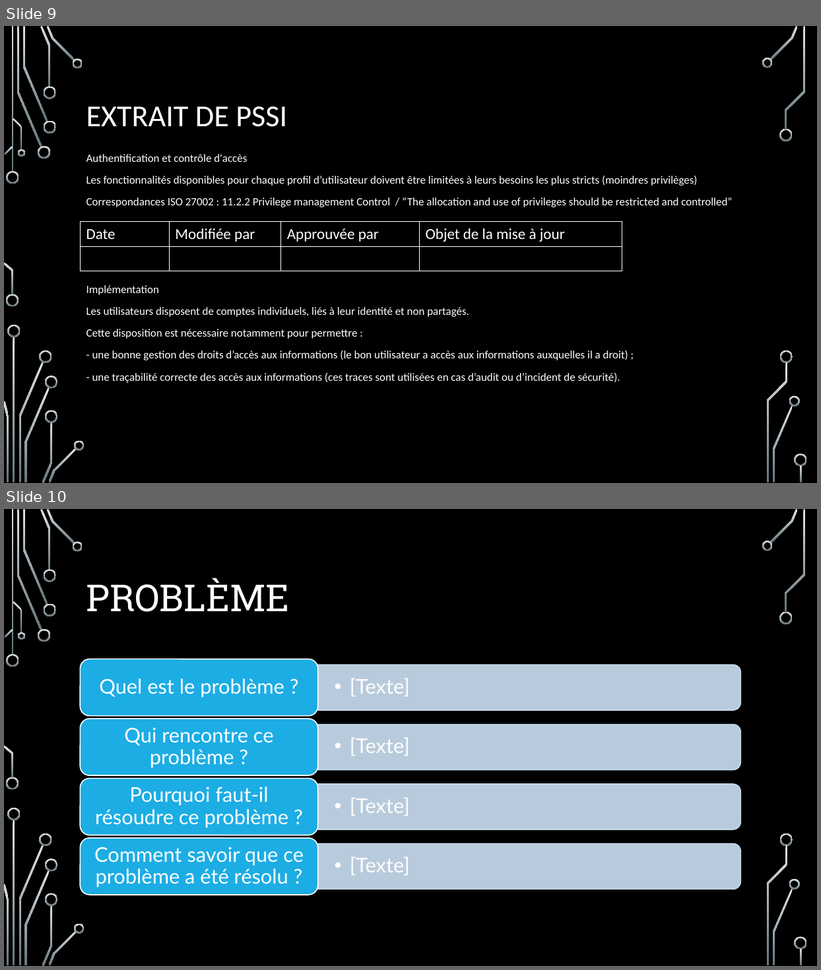
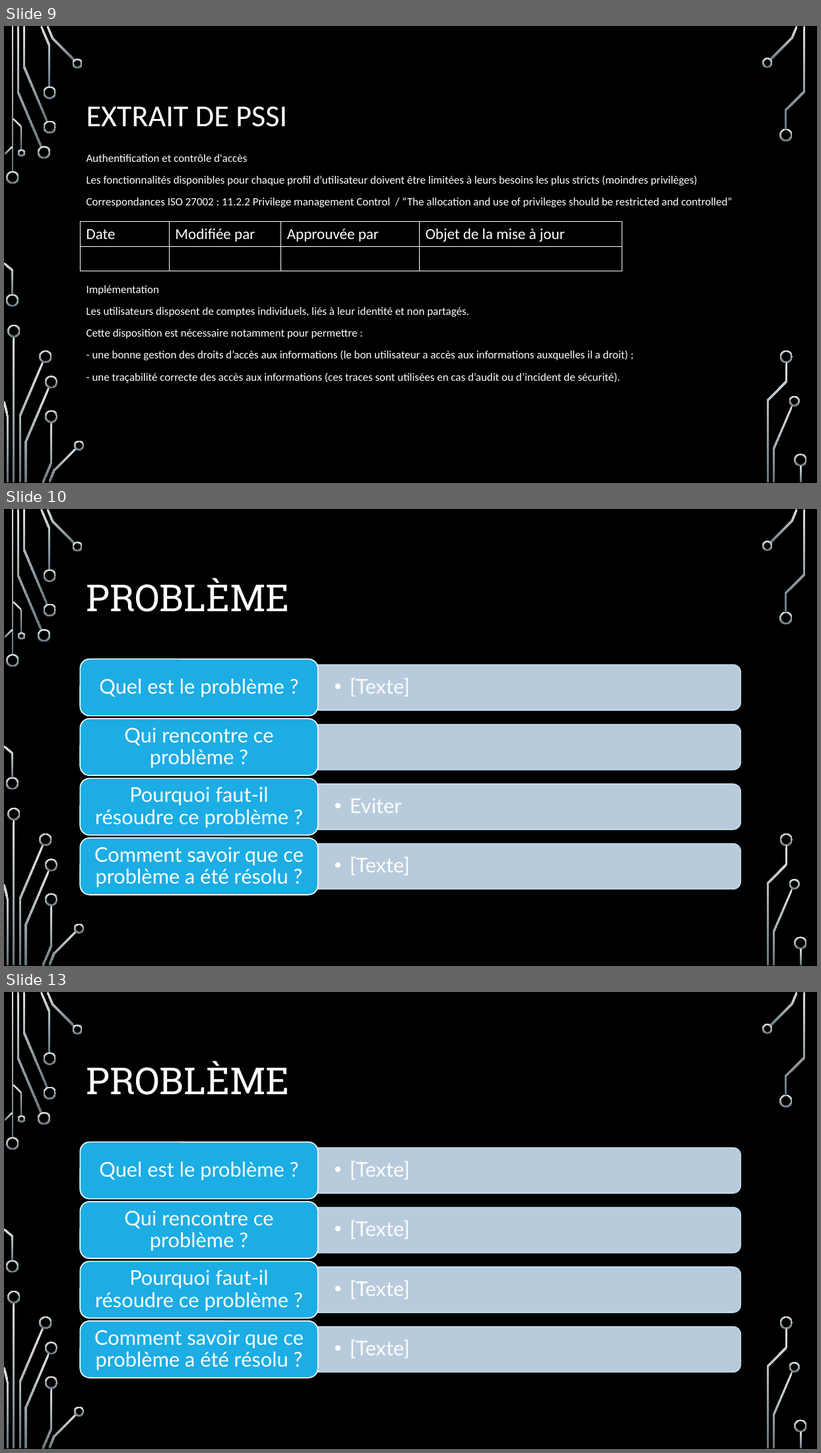
Before and after one commit to Guillaumeclavel/Etude_Faille_CVE_12636, a slide deck: Présentation étude de faille CVE 2017-12635 ET 12636.pptx. Shown one above the other, each under a label of ours: slides 9 and 10 before the commit, slides 9, 10 and 13 after it; the slides between them are not shown. The pictures are 821x970 and 821x1453 pixels, drawn with LibreOffice and Linux fonts; fonts in the diff are those of the drawing; background and template pictures are left out. Boxes give left, top, right and bottom in pixels: in the first picture for what was removed or moved away, otherwise in the second. Text is boxed around its words. In the diff, an @@ line names an element or a change of style, - is before the commit and + after.

```diff
--- a/Présentation étude de faille CVE 2017-12635 ET 12636.pptx
+++ b/Présentation étude de faille CVE 2017-12635 ET 12636.pptx
@@ slide 10 added at (4,509,817,966), background picture (left out); not listed: 36 template elements that a slide beside it also shows @@
@@ title added at (86,578,290,612), 44 pt, text #FFFFFF @@
+PROBLÈME
@@ group added at (81,659,741,895): 7 texts, 4 round same rects, 4 rounded rectangles @@
+  • [Texte]
+Quel est le problème ?
+Qui rencontre ce problème ?
+  • Eviter
+Pourquoi faut-il résoudre ce problème ?
+  • [Texte]
+Comment savoir que ce problème a été résolu ?
@@ what was slide 10 is now slide 13 @@
```
Also in this commit, not shown: 3 slides changed, 2 other slides added.
